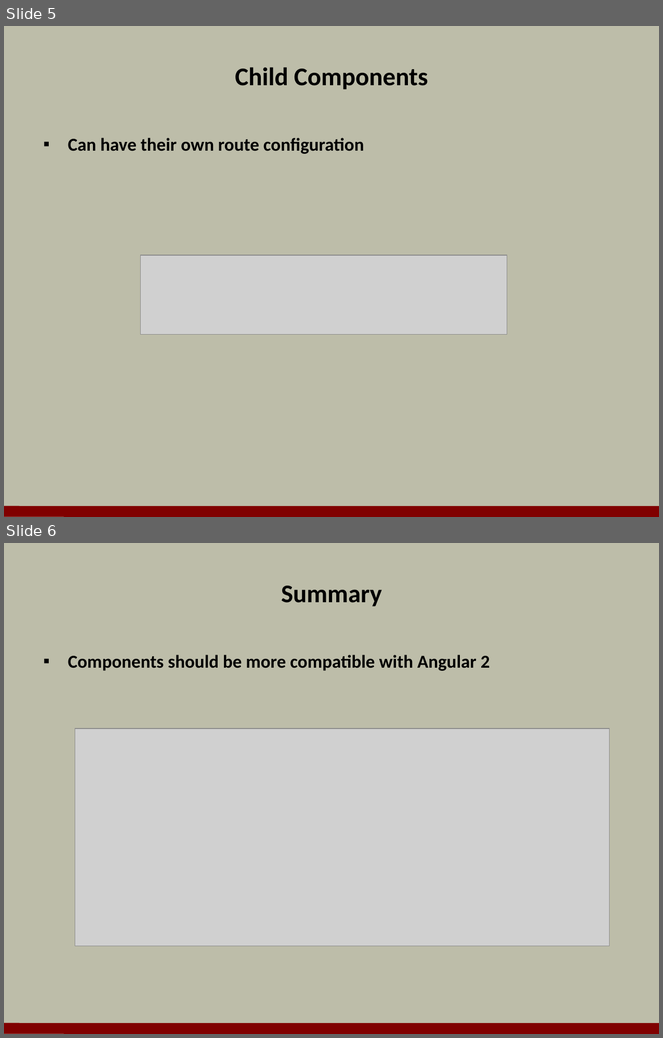
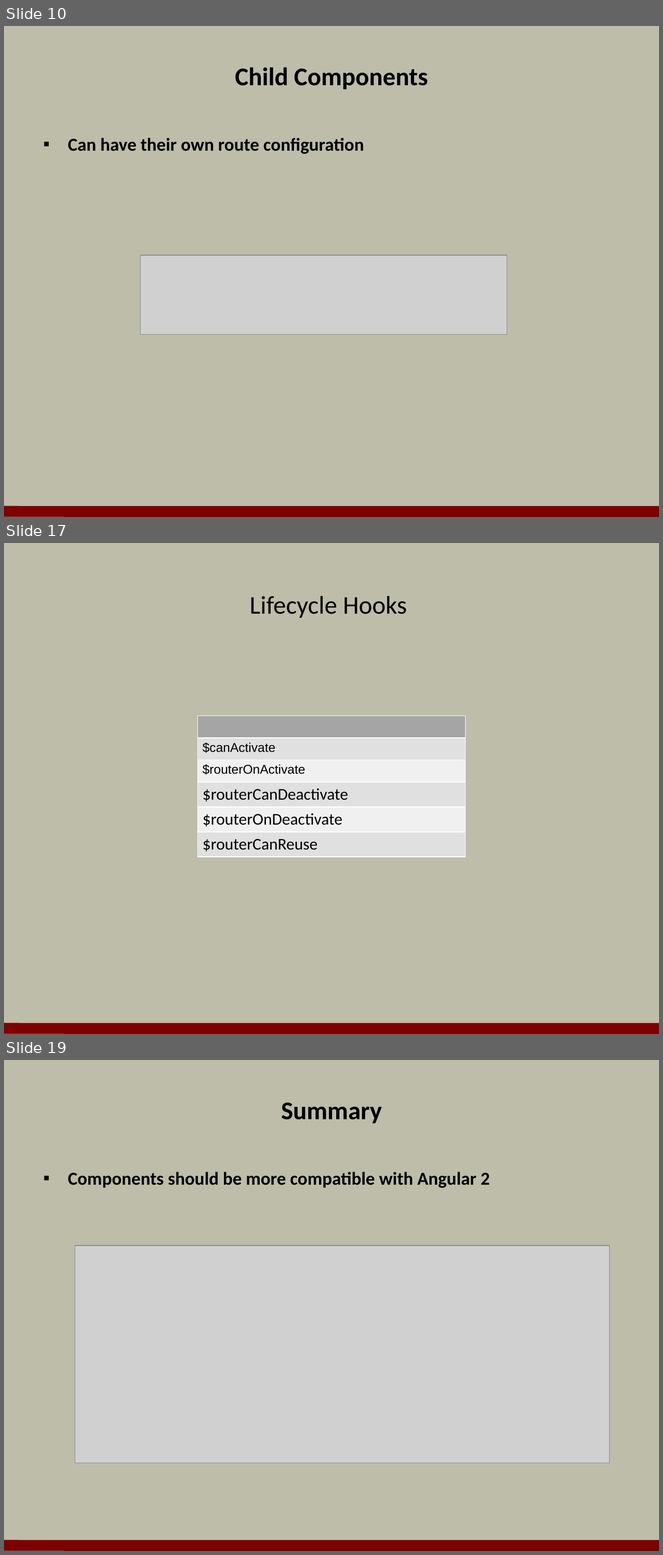
Before and after one commit to OdeToCode/classes, a slide deck: angularjs/slides/a2_components.pptx. Shown one above the other, each under a label of ours: slides 5 and 6 before the commit, slides 10, 17 and 19 after it; the slides between them are not shown. The pictures are 663x1038 and 663x1555 pixels, drawn with LibreOffice and Linux fonts; fonts in the diff are those of the drawing; grey boxes stand for pictures; background and template pictures are left out. Boxes give left, top, right and bottom in pixels: in the first picture for what was removed or moved away, otherwise in the second. Text is boxed around its words. In the diff, an @@ line names an element or a change of style, - is before the commit and + after.

```diff
--- a/angularjs/slides/a2_components.pptx
+++ b/angularjs/slides/a2_components.pptx
@@ slide 17 added at bbox=[4, 543, 659, 1034], background #BDBDA9; not listed: 1 template element that a slide beside it also shows @@
@@ title added at bbox=[250, 596, 407, 618], 28 pt, text #000000 @@
+Lifecycle Hooks
@@ table added at bbox=[198, 716, 466, 856], 6 rows, 1 columns @@
+
+$canActivate
+$routerOnActivate
+$routerCanDeactivate
+$routerOnDeactivate
+$routerCanReuse
@@ what was slide 5 is now slide 10 @@
@@ what was slide 6 is now slide 19 @@
```
Also in this commit, not shown: 1 slide changed, 12 other slides added, 2 other files.
